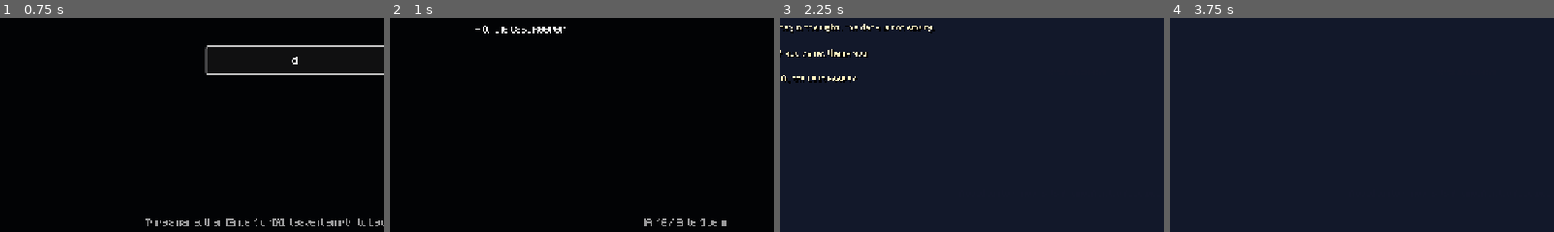
Above: before the commit, frames 1-4 (left to right).
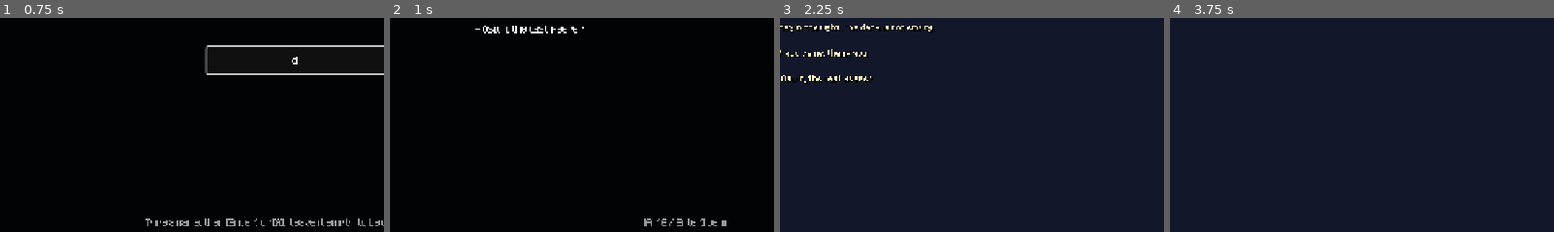
Above: after the commit, the same moments.

Repository: tim-carey-code/lantern-keeper
Game: Godot game, scene res://scenes/main/main.tscn
The game is run twice, just before and just after one commit, with the same random seed, the same clock (stepped at 60 frames per second) and the same inputs.
Inputs (mouse positions are % of the whole screen's width and height, from its top left):
- Up to frame 1 (0.75 s): tap Enter (ui_accept) at 0.5 s; move the mouse to (72, 45) at 0.52 s; hold D (move_right) from 0.53 s (still down); hold F (flare) from 0.53 s (still down); click (72, 45) at 0.67 s
- Up to frame 2 (1 s): keep holding D (move_right); keep holding F (flare); tap Enter (ui_accept) at 0.77 s
- Up to frame 3 (2.25 s): tap Enter (ui_accept) at 1.25, 1.52 s; move the mouse to (30, 55) at 1.27 s; release D (move_right) at 1.28 s; release F (flare) at 1.28 s; hold S (move_down) 1.28-2.03 s; tap E (interact) at 1.35 s; move the mouse to (60, 28) at 2.02 s; hold D (move_right) from 2.03 s (still down); hold J (journal) from 2.03 s (still down)
- Up to frame 4 (3.75 s): tap Enter (ui_accept) at 2.75, 3.02, 3.5 s; move the mouse to (45, 70) at 2.77 s; release D (move_right) at 2.78 s; release J (journal) at 2.78 s; hold W (move_up) 2.78-3.53 s; tap Space (place_lantern) at 2.85 s; click (45, 70) at 2.92 s; move the mouse to (80, 65) at 3.52 s; hold A (move_left) from 3.53 s (still down); tap 1 (select_1) at 3.6 s
The pictures show only the part of the screen within x 11-61%, y 43-93%; the shares and areas given below are measured in that part.

Frame 1 is identical in both runs. In frame 2, 0.4% of the frame differs, in the area x 25-51%, y 3-8%; in frame 3, 0.4%, in the area x 2-25%, y 26-31%; in frame 4, nothing differs.

Commit message:
Oswin signs '- Oswin', and the journal calls him Oswin
'- O.' read like '- 0.' in the game font (owner: 'can he just sign it Oswin?').
Every 'O.' in the letter, notes and journal becomes 'Oswin'; the coat keeps its
stitched 'O'. Docs follow; README journal screenshot re-rendered.

- Lakeshore answers recorded: thick fog; the WayLamp on the old landing,
  reached only by a beam (to try); worn glass on the shore; Ebba is 'she'; her
  boat crosses after the finale. Entry 15's trim waits for the owner.
- AGENTS.md: a fresh checkout's first --import can crash; run it again.

Diff:
--- a/scripts/main/main.gd
+++ b/scripts/main/main.gd
@@ -186,26 +186,26 @@
 func _place_landmarks() -> void:
 	_place_ridge_landmarks()
 	_add_landmark("letter", "The letter on the hut door", "letter", start + Vector2(0, -40),
-		"The letter that brought you here. The ink has run a little.\nLight that first. Then follow my marks. - O.")
+		"The letter that brought you here. The ink has run a little.\nLight that first. Then follow my marks. - Oswin")
 	_add_landmark("rack", "Lantern rack", "rack", start + Vector2(-80, -40),
 		"Five hooks, five worn marks where lamps hung.\nOnly one hook is empty. Its mark is the cleanest.")
 	_add_landmark("climb_cairn", "A stone cairn", "cairn", fog.tile_center(Vector2i(24, 47)),
-		"A small cairn, a chalk arrow on the top stone, pointing up.\nThe wind is worse up there. Keep your lights sheltered. - O.")
+		"A small cairn, a chalk arrow on the top stone, pointing up.\nThe wind is worse up there. Keep your lights sheltered. - Oswin")
 	_add_landmark("ledger", "Keepers' ledger", "ledger", start + Vector2(-96, -64),
-		"Long columns of tally marks, one for every lamp lit each night.\nNear the end the columns shrink to a single mark, in a newer hand.\nUnder it: Gone east to the marsh. Follow the stones. - O.")
+		"Long columns of tally marks, one for every lamp lit each night.\nNear the end the columns shrink to a single mark, in a newer hand.\nUnder it: Gone east to the marsh. Follow the stones. - Oswin")
 	_add_landmark("stone_way", "Carved stone", "stone", fog.tile_center(Vector2i(40, 30 + Y)),
 		"KEEP THE WAY TO THE WATER LIT.\nBelow the old letters, a fresh chalk arrow points east.")
 	_add_landmark("frames_east", "Old lantern frames", "frames", fog.tile_center(Vector2i(78, 31 + Y)),
-		"Three empty frames along the boardwalk, all turned east, toward the lake.\nA rag is tied to the last one: The pump still works. Wake it. - O.")
+		"Three empty frames along the boardwalk, all turned east, toward the lake.\nA rag is tied to the last one: The pump still works. Wake it. - Oswin")
 	_add_landmark("chalk_lake", "Chalk on the pumphouse wall", "chalk", fog.tile_center(Vector2i(100, 30 + Y)),
-		"Two drawings of the same lake. In the first it shines.\nIn the second, something dark is coiled around the light.\nBeside them, newer chalk: I went to look. - O.")
+		"Two drawings of the same lake. In the first it shines.\nIn the second, something dark is coiled around the light.\nBeside them, newer chalk: I went to look. - Oswin")
 	var pump := _add_landmark("pumphouse", "The pumphouse", "pumphouse", fog.tile_center(Vector2i(103, 33 + Y)),
-		"The old pump still turns when you push it. Its tank could feed a lamp for a long time.\nScratched on the tank: Light has to be fed from somewhere.\nNow go up, past the Hollow. The ridge has glass. - O.")
+		"The old pump still turns when you push it. Its tank could feed a lamp for a long time.\nScratched on the tank: Light has to be fed from somewhere.\nNow go up, past the Hollow. The ridge has glass. - Oswin")
 	pump.unlock_kind = "reservoir"
 
 func _place_ridge_landmarks() -> void:
 	var glazier := _add_landmark("glazier", "The glazier's workshop", "workshop", _ridge_spot(Vector2i(14, 15)),
-		"Cold kilns and racks of cut glass. A half-finished hood sits on the bench,\nshaped to keep a flame alive in any wind.\nA note under it: Finish it. I could not stay. - O.")
+		"Cold kilns and racks of cut glass. A half-finished hood sits on the bench,\nshaped to keep a flame alive in any wind.\nA note under it: Finish it. I could not stay. - Oswin")
 	glazier.unlock_kind = "hooded"
 	var station := _add_landmark("station", "The signal station", "station", _ridge_spot(Vector2i(58, 13)),
 		"A tall post with a cracked mirror. Keepers passed light from post to post, all the way to the lake.\nSomeone has turned the mirror down, toward the water.\nOld steps beside it go down into the fog.")
@@ -215,7 +215,7 @@
 	_add_landmark("ridge_steps", "Old steps", "steps", _ridge_spot(Vector2i(62, 17)),
 		"Old steps, worn smooth, going down.\nBelow, the fog does not move, even in the wind.")
 	_add_landmark("lens", "A broken lens", "lens", _ridge_spot(Vector2i(30, 9)),
-		"A great curved lens, split down the middle. Scratched into the frame:\nTHE WICK REMEMBERS EVERY FLAME.\nBelow, in a newer hand: Then it will remember ours. - O.")
+		"A great curved lens, split down the middle. Scratched into the frame:\nTHE WICK REMEMBERS EVERY FLAME.\nBelow, in a newer hand: Then it will remember ours. - Oswin")
 
 ## The nearest open Ridge tile to a wanted spot (outcrops are random).
 func _ridge_spot(want: Vector2i) -> Vector2:
--- a/scripts/ui/journal.gd
+++ b/scripts/ui/journal.gd
@@ -1,7 +1,7 @@
 extends CanvasLayer
 ## The keeper's journal: J / gamepad Back (View). Three pages, left/right to switch:
 ##   Goals       the current goal and the ones finished
-##   Story       the keeper's own entries ("story so far"), and O.'s letter
+##   Story       the keeper's own entries ("story so far"), and Oswin's letter
 ##   Notes       every landmark you have read, in full, to read again
 ## Up/down scrolls. J / Back / B / Esc closes.
 
--- a/scripts/ui/opening.gd
+++ b/scripts/ui/opening.gd
@@ -1,5 +1,5 @@
 extends CanvasLayer
-## New-game opening: title card, then "your name, keeper", then O.'s letter.
+## New-game opening: title card, then "your name, keeper", then Oswin's letter.
 ## Pauses the world until it is done. A / E / Enter / click continues.
 
 var root: Control
--- a/systems/story/story.gd
+++ b/systems/story/story.gd
@@ -32,17 +32,17 @@
 
 const ENTRIES := {
 	1: ["Arrival", "I came because of the letter. The old lantern took the flame on the first try. One hook on the rack is empty."],
-	2: ["The ledger", "The keepers counted every lamp they lit. At the end, one mark a night. O. went east."],
+	2: ["The ledger", "The keepers counted every lamp they lit. At the end, one mark a night. Oswin went east."],
 	3: ["The marsh", "The frames all face east, toward a lake I cannot see."],
 	4: ["The pumphouse", "The chalk shows the lake, bright, then dark. Something coiled around its light. The pump still works."],
-	5: ["The climb", "O. sent me up. The wind pulls at every flame."],
-	6: ["The workshop", "O. could not stay to finish the hood. I did."],
-	7: ["The coat", "O.'s coat, caught in the rocks. Something came up out of the water and drank the great lamp. I hope O. found somewhere warm."],
-	8: ["The station", "O. turned the last mirror toward the lake. That is where O. went."],
+	5: ["The climb", "Oswin sent me up. The wind pulls at every flame."],
+	6: ["The workshop", "Oswin could not stay to finish the hood. I did."],
+	7: ["The coat", "Oswin's coat, caught in the rocks. Something came up out of the water and drank the great lamp. I hope Oswin found somewhere warm."],
+	8: ["The station", "Oswin turned the last mirror toward the lake. That is where Oswin went."],
 }
 
 const TITLE_CARD := ["The valley had keepers once.", "Then the lamps went out, one by one.", "Now there is a letter, and you."]
-const LETTER := "To whoever reads this,\n\nThe lamps in the  …(259 unchanged characters)… empty.\n\nIf you came, thank you.\n\n- O., the last keeper"
+const LETTER := "To whoever reads this,\n\nThe lamps in the  …(259 unchanged characters)… empty.\n\nIf you came, thank you.\n\n- Oswin, the last keeper"
 
 const TIPS := {
 	"cold_lantern": "A cold lantern keeps its frame. A little fuel will wake it.",
Binary file changed: docs/screenshots/journal.png
Not shown, changed: AGENTS.md
Not shown, changed: docs/DECISIONS.md
Not shown, changed: docs/DESIGN.md
Not shown, changed: docs/PLAN_LAKESHORE.md
Not shown, changed: docs/PLAN_NPCS_ENEMIES.md
Not shown, changed: docs/STORY.md
